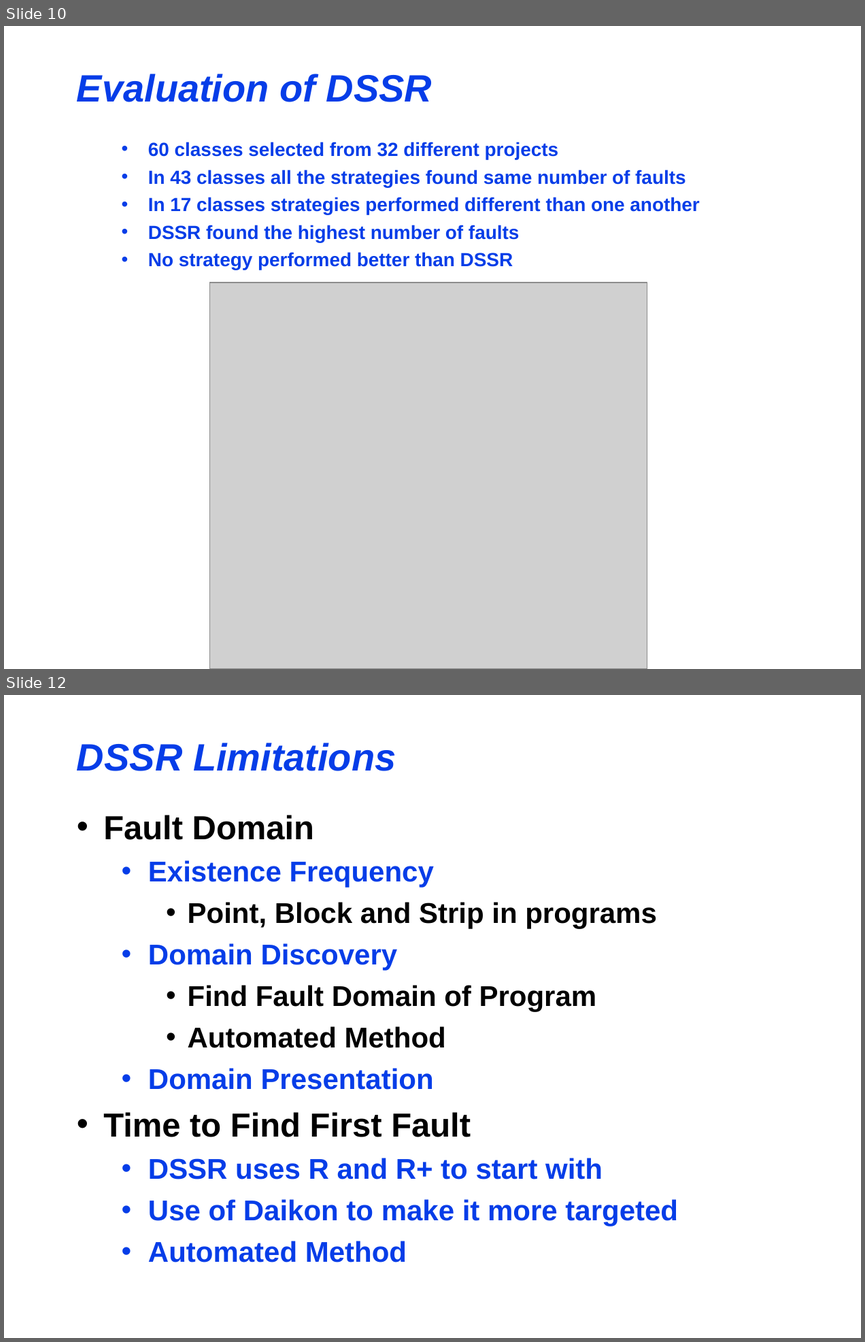
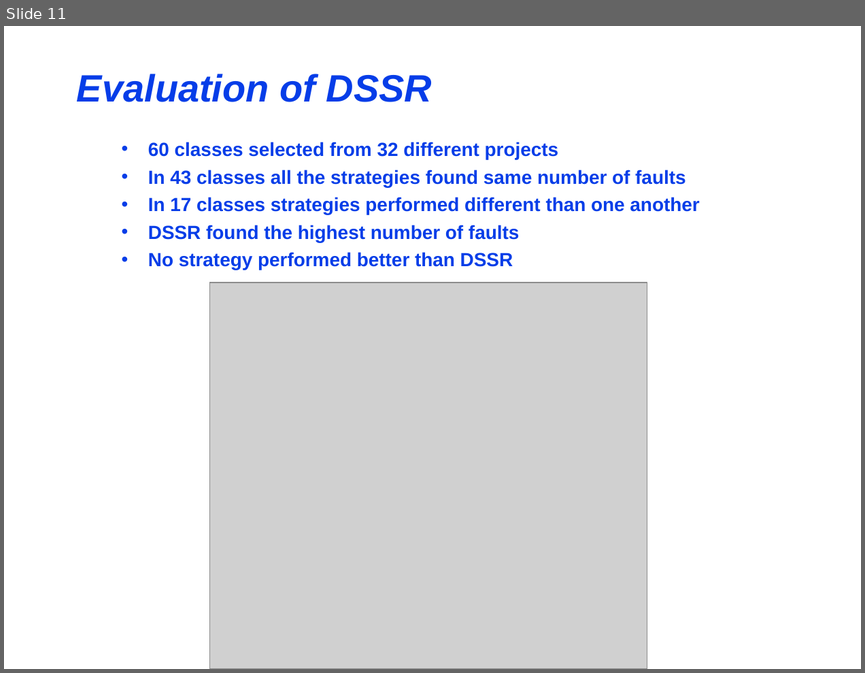
Before and after one commit to maochy/yeti-test, a slide deck: ThesisSeminar/ThesisSeminar.ppt. Shown one above the other, each under a label of ours: slides 10 and 12 before the commit, slide 11 after it; the slides between them are not shown. The pictures are 865x1342 and 865x673 pixels, drawn with LibreOffice and Linux fonts; fonts in the diff are those of the drawing; grey boxes stand for pictures. Boxes give left, top, right and bottom in pixels: in the first picture for what was removed or moved away, otherwise in the second. Text is boxed around its words. In the diff, an @@ line names an element or a change of style, - is before the commit and + after.

```diff
--- a/ThesisSeminar/ThesisSeminar.ppt
+++ b/ThesisSeminar/ThesisSeminar.ppt
@@ slide 12 removed at box(4, 695, 861, 1338), background #FFFFFF @@
@@ title removed at box(77, 743, 396, 771) @@
-DSSR Limitations
@@ text removed at box(103, 815, 678, 1262) @@
-• Fault Domain
-  • Existence Frequency
-    • Point, Block and Strip in programs
-  • Domain Discovery
-    • Find Fault Domain of Program
-    • Automated Method
-  • Domain Presentation
-• Time to Find First Fault
-  • DSSR uses R and R+ to start with
-  • Use of Daikon to make it more targeted
-  • Automated Method
@@ what was slide 10 is now slide 11 @@
```
Also in this commit, not shown: 5 slides changed, 5 slides added, 6 other slides removed.
